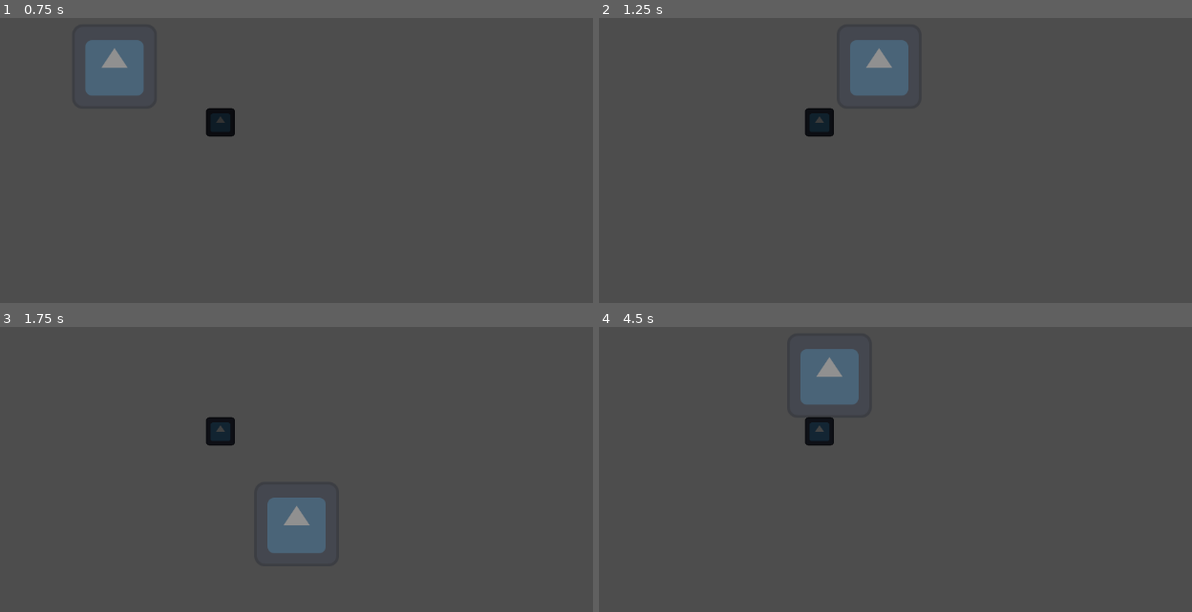
Above: before the commit, frames 1-4 (two rows, left to right).
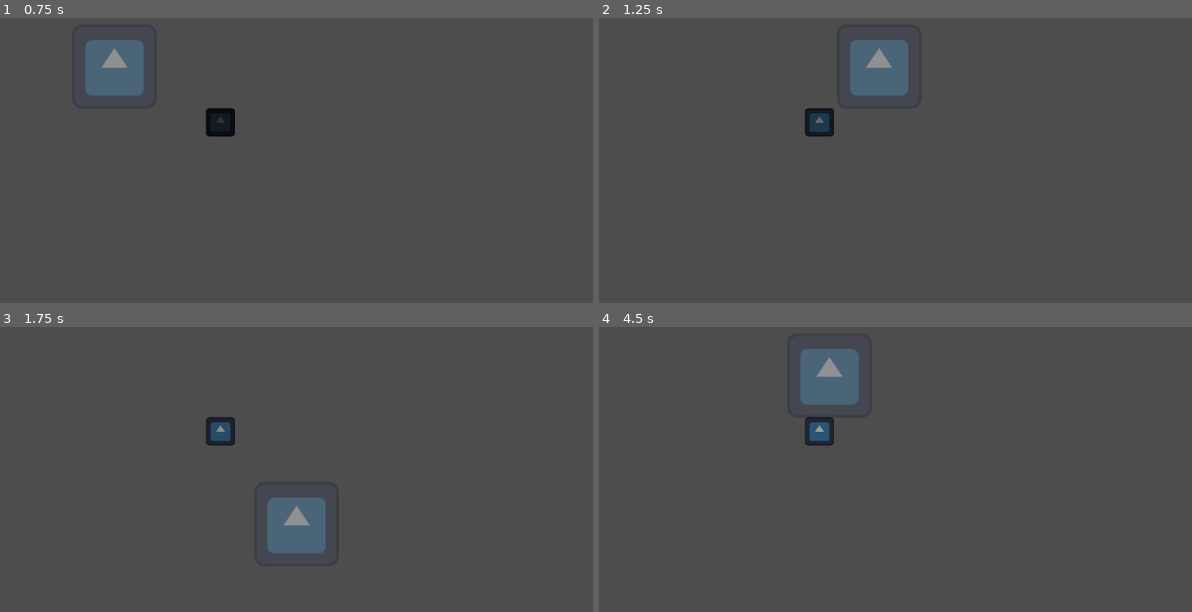
Above: after the commit, the same moments.

Repository: carcinizer/slavic-2025
Game: Godot game, scene res://scenes/map.tscn
The game is run twice, just before and just after one commit, with the same random seed, the same clock (stepped at 60 frames per second) and the same inputs. The engine's default icon, where the game draws it, is replaced by a stand-in: a white triangle on a blue panel in a dark square.
Inputs:
- Up to frame 1 (0.75 s): tap Enter at 0.5 s; hold Right (right) from 0.53 s (still down)
- Up to frame 2 (1.25 s): keep holding Right (right)
- Up to frame 3 (1.75 s): release Right (right) at 1.28 s; hold Down (down) from 1.28 s (still down)
- Up to frame 4 (4.5 s): release Down (down) at 2.03 s; hold Right (right) 2.03-2.78 s; hold Up (up) 2.78-3.53 s; hold Left (left) from 3.53 s (still down)

Frame 1 is identical in both runs. In frame 2, 0.2% of the frame differs, in the area x 35-39%, y 33-41%; in frame 3, 0.2%; in frame 4, 0.4%, in the area x 34-40%, y 32-42%.

Commit message:
Fix mushrooms not spreading too much

Diff:
--- a/src/cursor.gd
+++ b/src/cursor.gd
@@ -6,7 +6,7 @@
 @onready var mushroom_scene := preload("res://scenes/mushroom.tscn")
 
 const radius := 100.0
-const growth_speed := 10.0
+const growth_speed := 60.0
 const starting_hp := 20
 
 var mushrooms: Array[Mushroom] = []
@@ -64,7 +64,9 @@
 		var found = true
 		for mushroom in mushrooms:
 			var dist = (mushroom.global_position - new_pos).length()
-			if dist < (mushroom.radius*2) or dist > (mushroom.neighbor_range*2):
+			if dist > (mushroom.neighbor_range*2):
+				continue
+			if dist < (mushroom.radius*2):
 				found = false
 
 		if not found:
